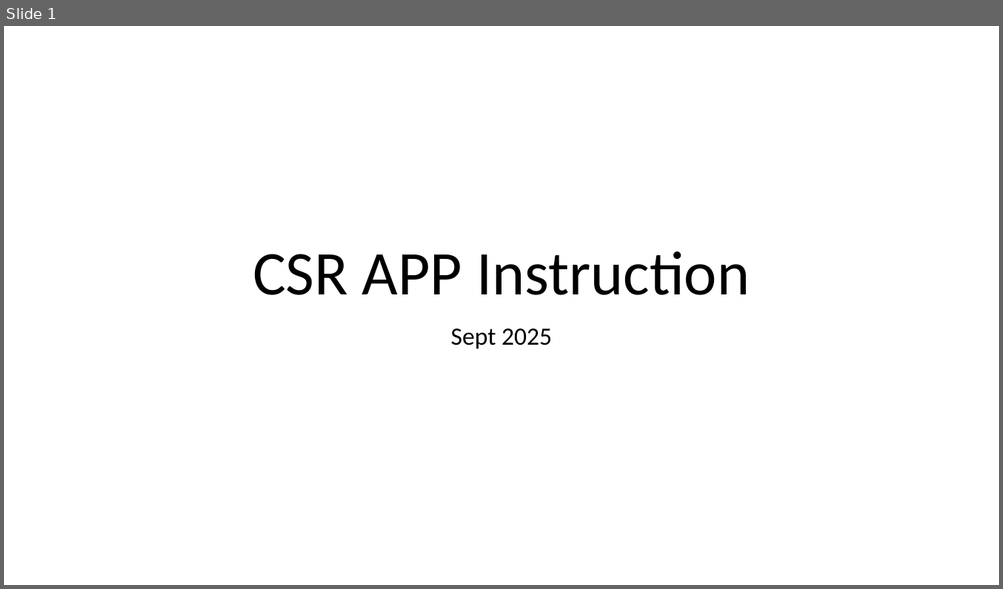
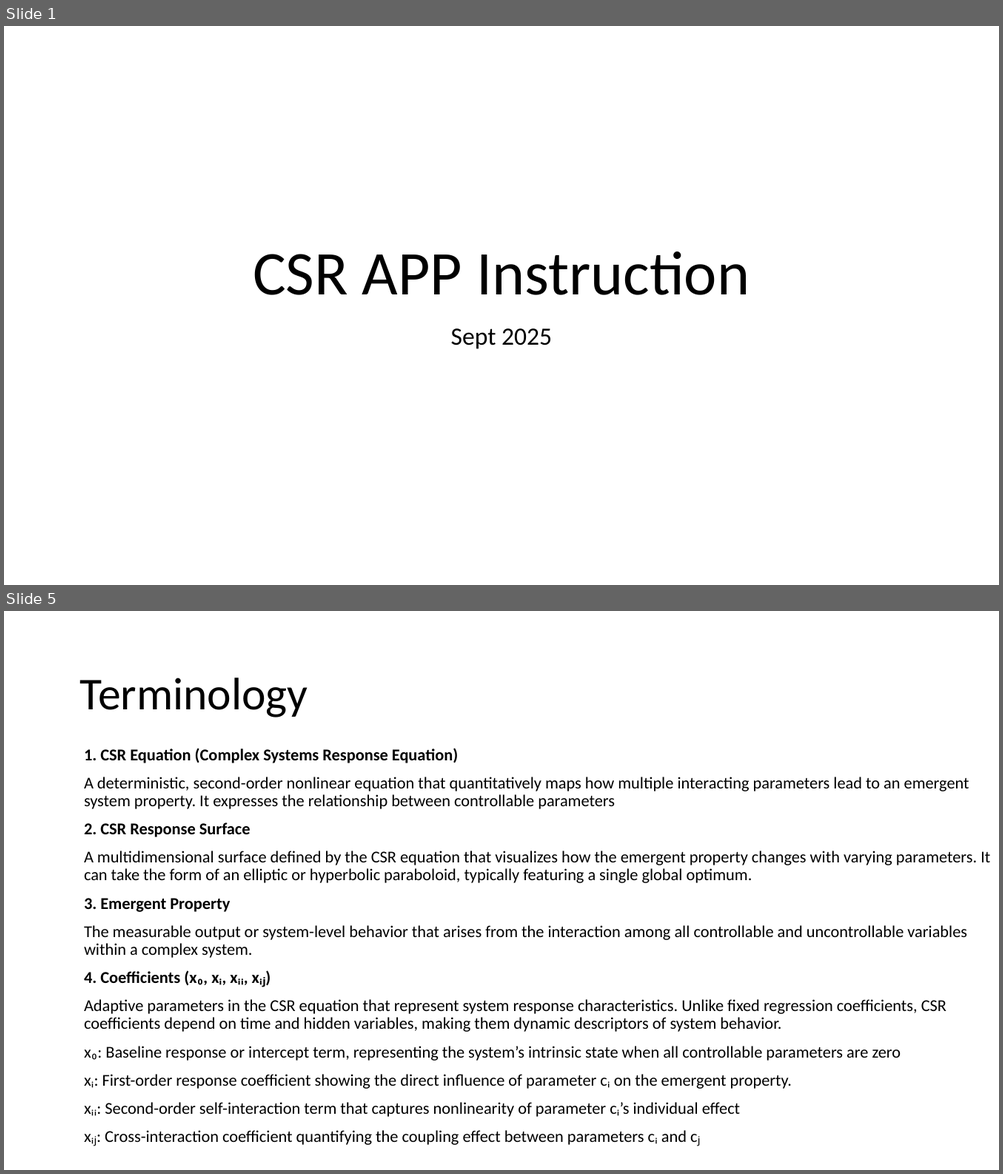
Before and after one commit to cuzno200161/CSR-software, a slide deck: CSR APP Instruction.pptx. Shown one above the other, each under a label of ours: slide 1 before the commit, slides 1 and 5 after it; the slides between them are not shown. The pictures are 1003x589 and 1003x1174 pixels, drawn with LibreOffice and Linux fonts; fonts in the diff are those of the drawing. Boxes give left, top, right and bottom in pixels: in the first picture for what was removed or moved away, otherwise in the second. Text is boxed around its words. In the diff, an @@ line names an element or a change of style, - is before the commit and + after.

```diff
--- a/CSR APP Instruction.pptx
+++ b/CSR APP Instruction.pptx
@@ slide 5 added at [4,611,999,1170], background #FFFFFF @@
@@ title added at [79,678,307,718], 44 pt, text #000000 @@
+Terminology
@@ text added at [84,748,990,1145], 16 pt, text #000000 @@
+1. CSR Equation (Complex Systems Response Equation)
+A deterministic, second-order nonlinear equation that quantitatively maps how multiple interacting parameters lead to an emergent system property. It expresses the relationship between controllable parameters
+2. CSR Response Surface
+A multidimensional surface defined by the CSR equation that visualizes how the emergent property changes with varying parameters. It can take the form of an elliptic or hyperbolic paraboloid, typically featuring a single global optimum.
+3. Emergent Property
+The measurable output or system-level behavior that arises from the interaction among all controllable and uncontrollable variables within a complex system.
+4. Coefficients (x₀, xᵢ, xᵢᵢ, xᵢⱼ)
+Adaptive parameters in the CSR equation that represent system response characteristics. Unlike fixed regression coefficients, CSR coefficients depend on time and hidden variables, making them dynamic descriptors of system behavior.
+x₀: Baseline response or intercept term, representing the system’s intrinsic state when all controllable parameters are zero
+xᵢ: First-order response coefficient showing the direct influence of parameter cᵢ on the emergent property.
+xᵢᵢ: Second-order self-interaction term that captures nonlinearity of parameter cᵢ’s individual effect
+xᵢⱼ: Cross-interaction coefficient quantifying the coupling effect between parameters cᵢ and cⱼ
```
Also in this commit, not shown: 5 slides changed, 6 other slides added, 1 slide removed, 1 other file.
